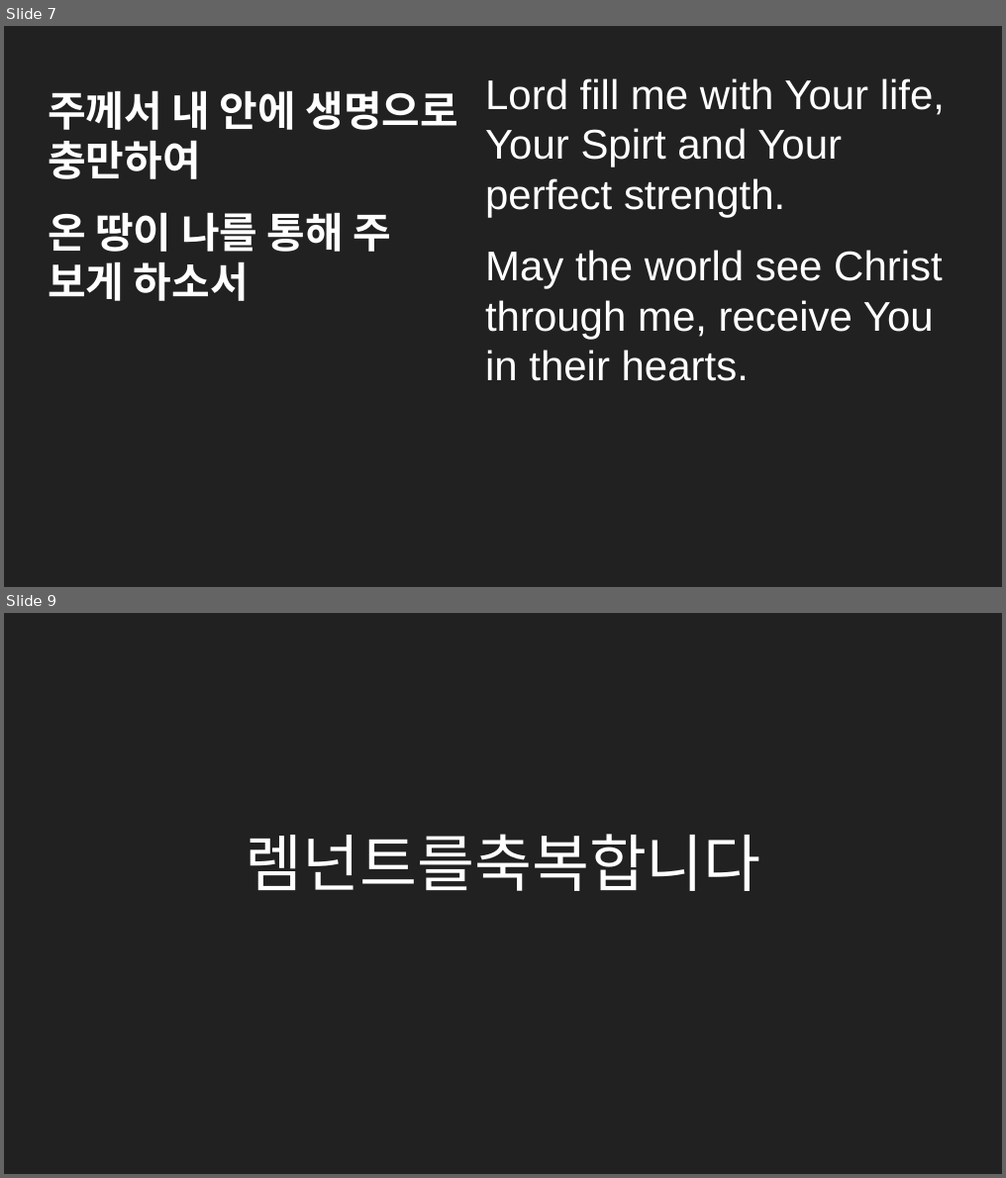
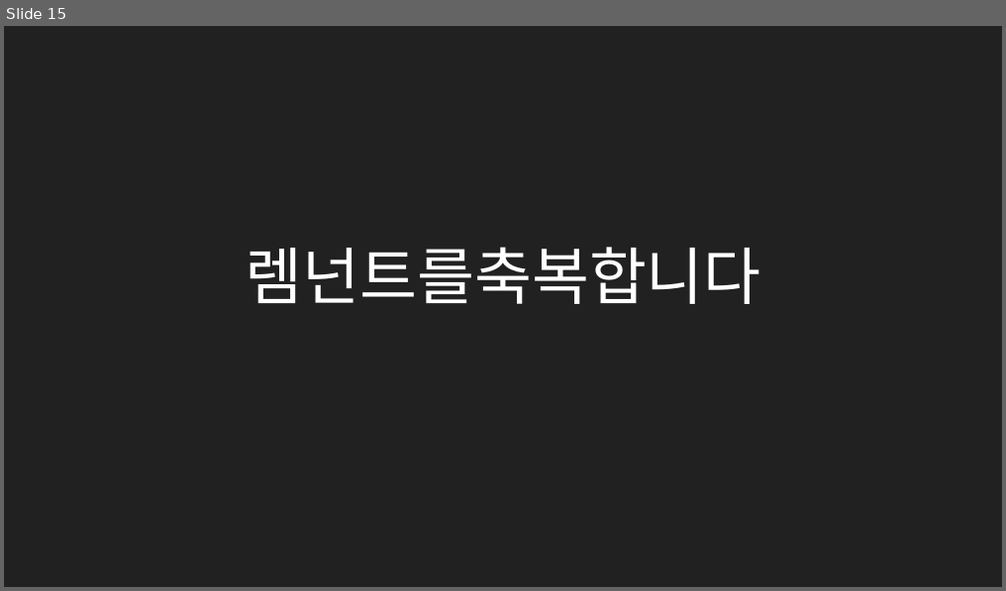
Before and after one commit to MiniMinja/ForSunday, a slide deck: postwor.pptx. Shown one above the other, each under a label of ours: slides 7 and 9 before the commit, slide 15 after it; the slides between them are not shown. The pictures are 1006x1178 and 1006x591 pixels, drawn with LibreOffice and Linux fonts; fonts in the diff are those of the drawing. Boxes give left, top, right and bottom in pixels: in the first picture for what was removed or moved away, otherwise in the second. Text is boxed around its words. In the diff, an @@ line names an element or a change of style, - is before the commit and + after.

```diff
--- a/postwor.pptx
+++ b/postwor.pptx
@@ slide 7 removed at (4,26,1002,587), background #212121 @@
@@ text removed at (485,78,944,381) @@
-Lord fill me with Your life, Your Spirt and Your perfect strength.
-May the world see Christ through me, receive You in their hearts.
@@ text removed at (48,90,457,301) @@
-주께서 내 안에 생명으로 충만하여
-온 땅이 나를 통해 주 보게 하소서
@@ what was slide 9 is now slide 15 @@
```
Also in this commit, not shown: 1 slide changed, 23 slides added, 10 other slides removed.
